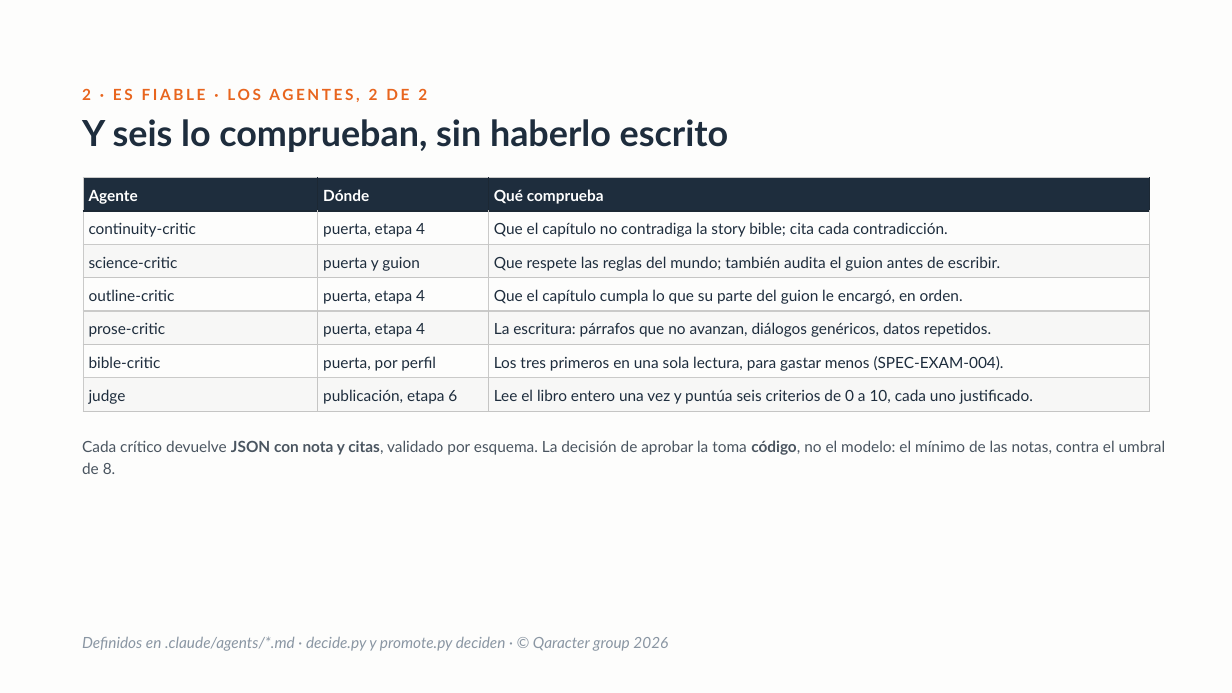
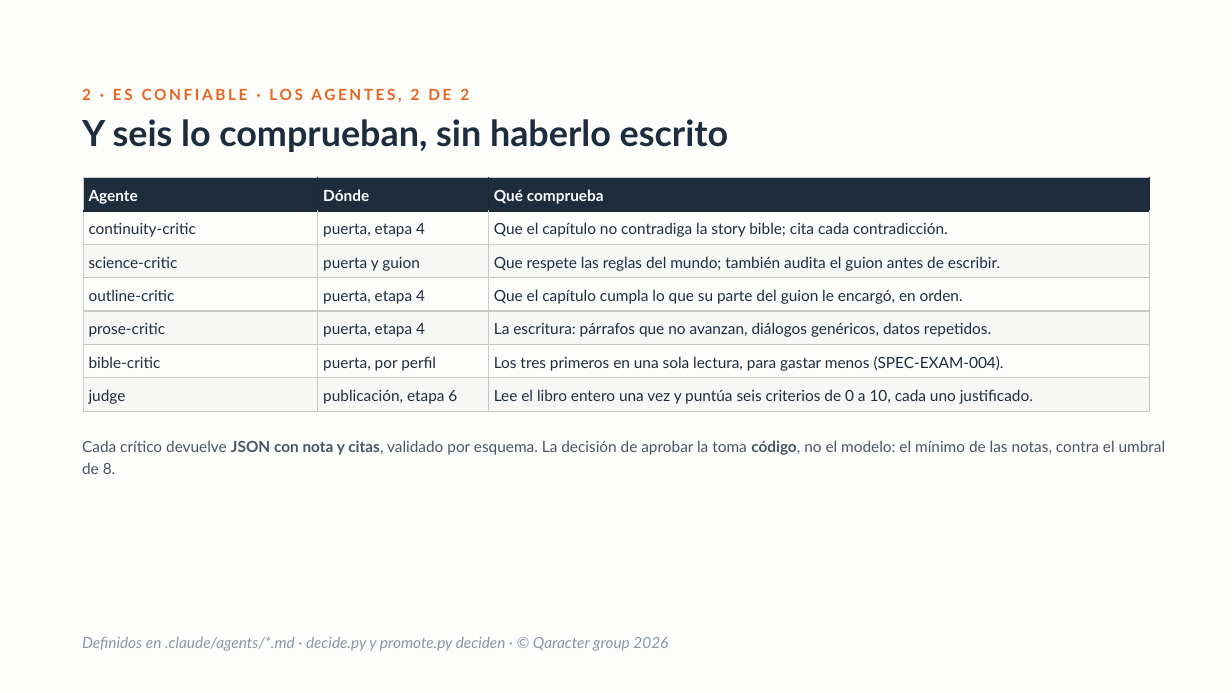
Before and after one commit to davidcalham12/My-story, a slide deck: slide 10 of presentacion/storymaker-deck.pptx. Drawn at 1232x693 pixels with LibreOffice and Linux fonts; fonts in the diff are those of the drawing. Boxes give left, top, right and bottom in pixels: in the first picture for what was removed or moved away, otherwise in the second. Text is boxed around its words. In the diff, an @@ line names an element or a change of style, - is before the commit and + after.

```diff
--- a/presentacion/storymaker-deck.pptx
+++ b/presentacion/storymaker-deck.pptx
@@ text at (82, 88, 469, 102): text changed @@
-2 · ES FIABLE · LOS AGENTES, 2 DE 2
+2 · ES CONFIABLE · LOS AGENTES, 2 DE 2
```
Also in this commit, not shown: 9 other slides changed, 1 slide added, 1 other file.
